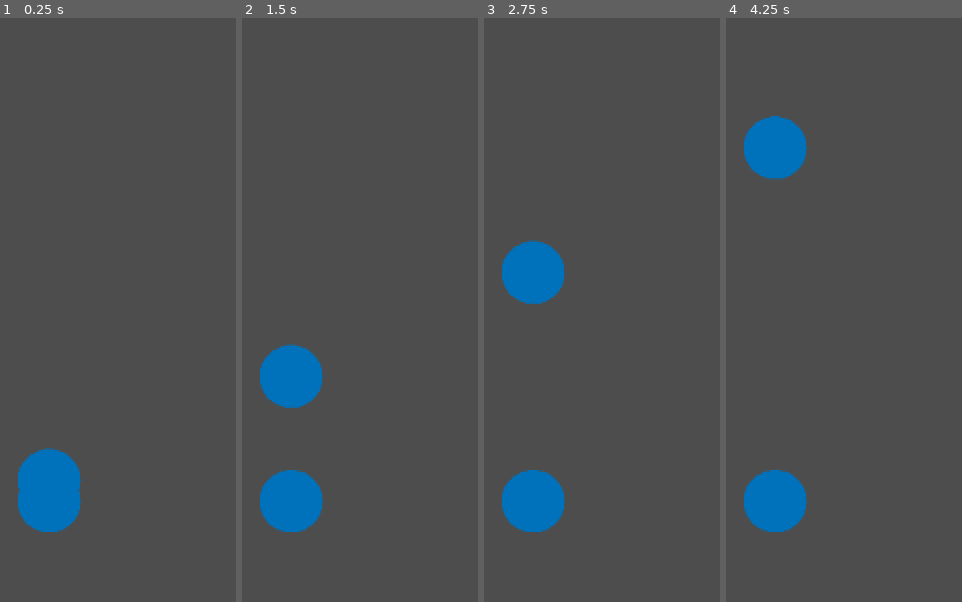
Above: before the commit, frames 1-4 (left to right).
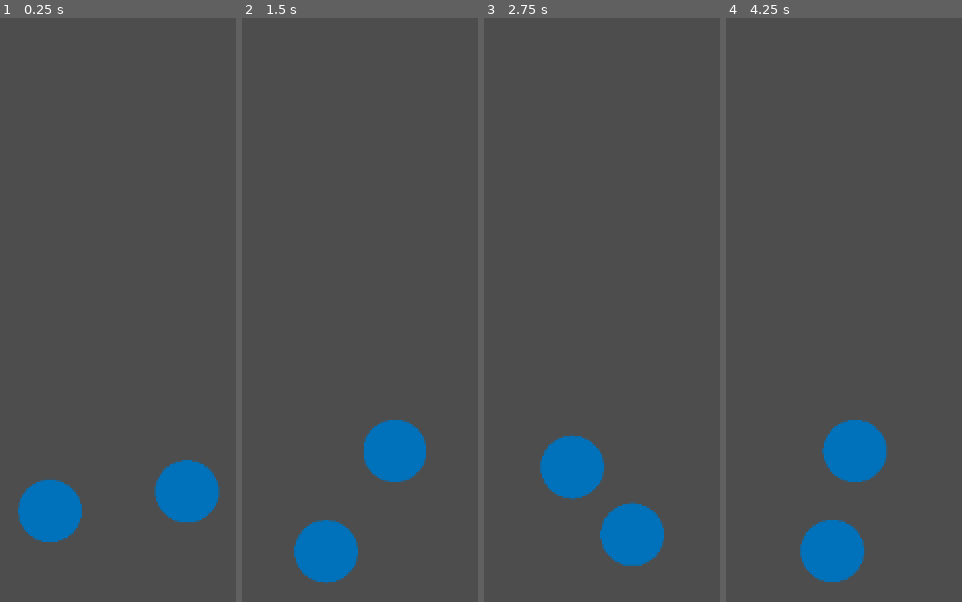
Above: after the commit, the same moments.

Repository: DarkLegend001/Space-Simulator
Game: Godot game, scene res://main/main.tscn
Same seed, same stepped clock (60 frames per second), same inputs: the game is played once before the commit and once after it.
Inputs:
- Up to frame 1 (0.25 s): no input
- Up to frame 2 (1.5 s): no input
- Up to frame 3 (2.75 s): no input
- Up to frame 4 (4.25 s): no input

The runs differ from the first frame. In frame 1, 4.3% of the frame differs, in the area x 7-94%, y 73-90%; in frame 2, 9.2%; in frame 3, 8.9%; in frame 4, 9.3%, in the area x 7-69%, y 16-97%.

Commit message:
fix 2d rendering

Diff:
--- a/controller/simulation_controller.gd
+++ b/controller/simulation_controller.gd
@@ -8,20 +8,17 @@
 
 # Called when the node enters the scene tree for the first time.
 func _ready() -> void:
-	print("ready")
 	simulation = Simulation.new()
-	spawnCelestialBody(Vector3(100, 0, 0), Vector3(0, 0, 3.4), 1, 1)
-	spawnCelestialBody(Vector3.ZERO, Vector3(1000, 0, -1000), 1, 1)
+	spawnCelestialBody(Vector3(100, 0, 0), Vector3(0, 0, 0.5), 1e12, 1)
+	spawnCelestialBody(Vector3.ZERO, Vector3(0, 0, -0.5), 1e12, 1)
 
 # Called every frame. 'delta' is the elapsed time since the previous frame.
 func _process(delta: float) -> void:
 	simulation.update()
 
 func spawnCelestialBody(pos: Vector3, vel: Vector3, mass: float, radius: float):
-	print("test")
 	var body = CelestialBody.new(pos, vel, Vector3.ZERO, mass, radius)
 	simulation.celestial_bodies.append(body)
 	var render = renderer.instantiate()
 	$"../CelestialBodies".add_child(render)
 	render.body = body
-	print("body set")
--- a/main/main.gd
+++ b/main/main.gd
@@ -1,13 +1,13 @@
 extends Node
 
-var control = preload("res://rendering/celestial_body_renderer.tscn")
+var control = preload("res://controller/simulation_controller.tscn")
 var controller
 
 # Called when the node enters the scene tree for the first time.
 func _ready() -> void:
 	print("Starting scene 'main'")
-	controller = control.instantiate()
-	$".".add_child(controller)
+	# controller = control.instantiate()
+	# self.add_child(controller)
 
 
 # Called every frame. 'delta' is the elapsed time since the previous frame.
--- a/main/main.tscn
+++ b/main/main.tscn
@@ -1,38 +1,15 @@
 [gd_scene format=3 uid="uid://df11he65xalwp"]
 
 [ext_resource type="Script" uid="uid://ctqmcany1v6xh" path="res://main/main.gd" id="1_53q0u"]
-
-[sub_resource type="GDScript" id="GDScript_53q0u"]
-script/source = "extends Node
-
-var simulation: Simulation
-var timesteps_per_second = 60
-var renderer = preload(\"res://rendering/celestial_body_renderer.tscn\")
-
-# Called when the node enters the scene tree for the first time.
-func _ready() -> void:
-	simulation = Simulation.new()
-	#spawnCelestialBody(Vector3(5.7735, 0, 0), Vector3(0, 0, 3.4), 1e12, 1)
-	spawnCelestialBody(Vector3.ZERO, Vector3(0, 0, 1), 1, 1)
-
-# Called every frame. 'delta' is the elapsed time since the previous frame.
-func _process(delta: float) -> void:
-	simulation.update()
-
-func spawnCelestialBody(pos: Vector3, vel: Vector3, mass: float, radius: float):
-	var body = CelestialBody.new(pos, vel, Vector3.ZERO, mass, radius)
-	simulation.celestial_bodies.append(body)
-	var render = renderer.instantiate()
-	$\"../CelestialBodies\".add_child(render)
-	render.body = body
-"
+[ext_resource type="Script" uid="uid://d3hdk5777lmjw" path="res://controller/simulation_controller.gd" id="2_pjrb6"]
 
 [node name="Main" type="Node" unique_id=1603506809]
 script = ExtResource("1_53q0u")
 
-[node name="SimulationController" type="Node" parent="." unique_id=391052692]
-script = SubResource("GDScript_53q0u")
-
 [node name="CelestialBodies" type="Node" parent="." unique_id=1477786834]
 
 [node name="Camera2D" type="Camera2D" parent="." unique_id=511885668]
+
+[node name="SimulationController" type="Node" parent="." unique_id=1646768611]
+script = ExtResource("2_pjrb6")
+metadata/_custom_type_script = "uid://d3hdk5777lmjw"
--- a/rendering/celestial_body_renderer.gd
+++ b/rendering/celestial_body_renderer.gd
@@ -6,6 +6,3 @@
 func _process(delta):
 	if (body):
 		position = Vector2(body.pos.x, -body.pos.z)
-
-func _init() -> void:
-	print("Instantiating new 'CelestialBodyRenderer")
--- a/simulation/physics_calculator.gd
+++ b/simulation/physics_calculator.gd
@@ -10,9 +10,7 @@
 	print(body.vel)
 	print(body.accel)
 	var vel_half = body.vel + 0.5 * body.accel * timestep
-	#print(body.pos)
 	body.pos += vel_half * timestep
-	#print(body.pos)
 	body.accel = calculate_force(body, bodies) / body.mass
 	body.vel = vel_half + 0.5 * body.accel * timestep
 
